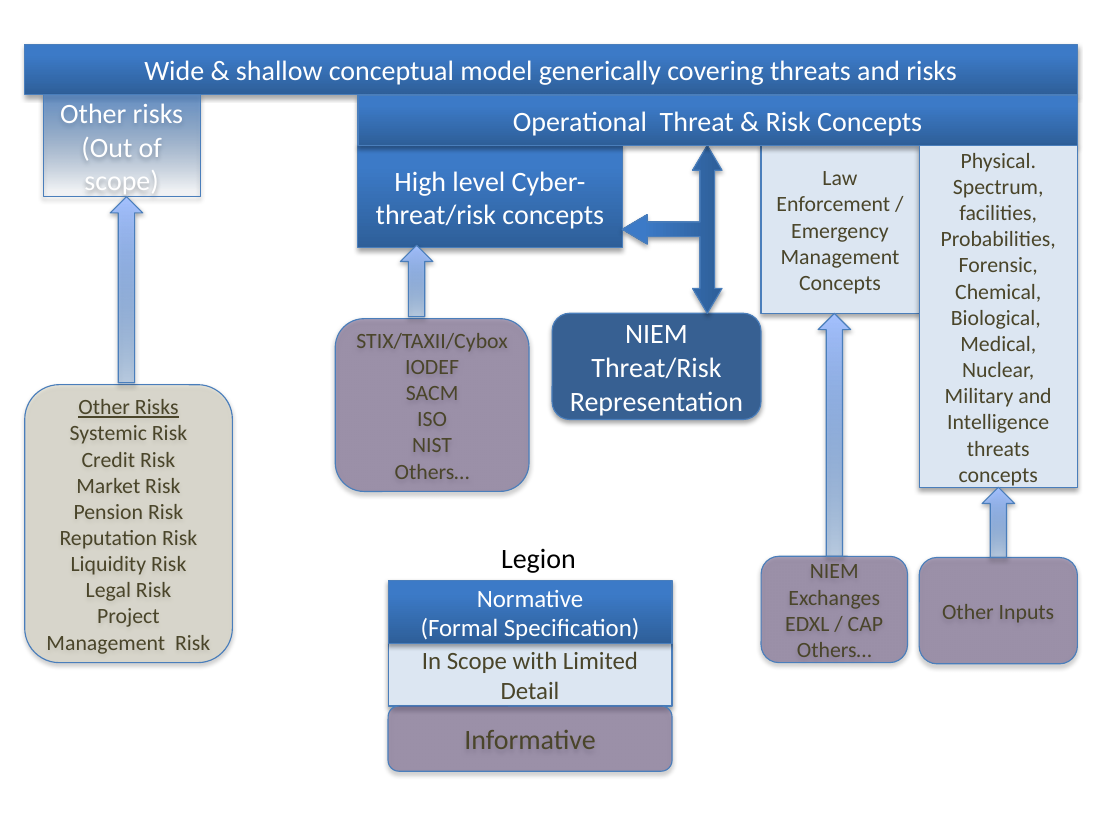
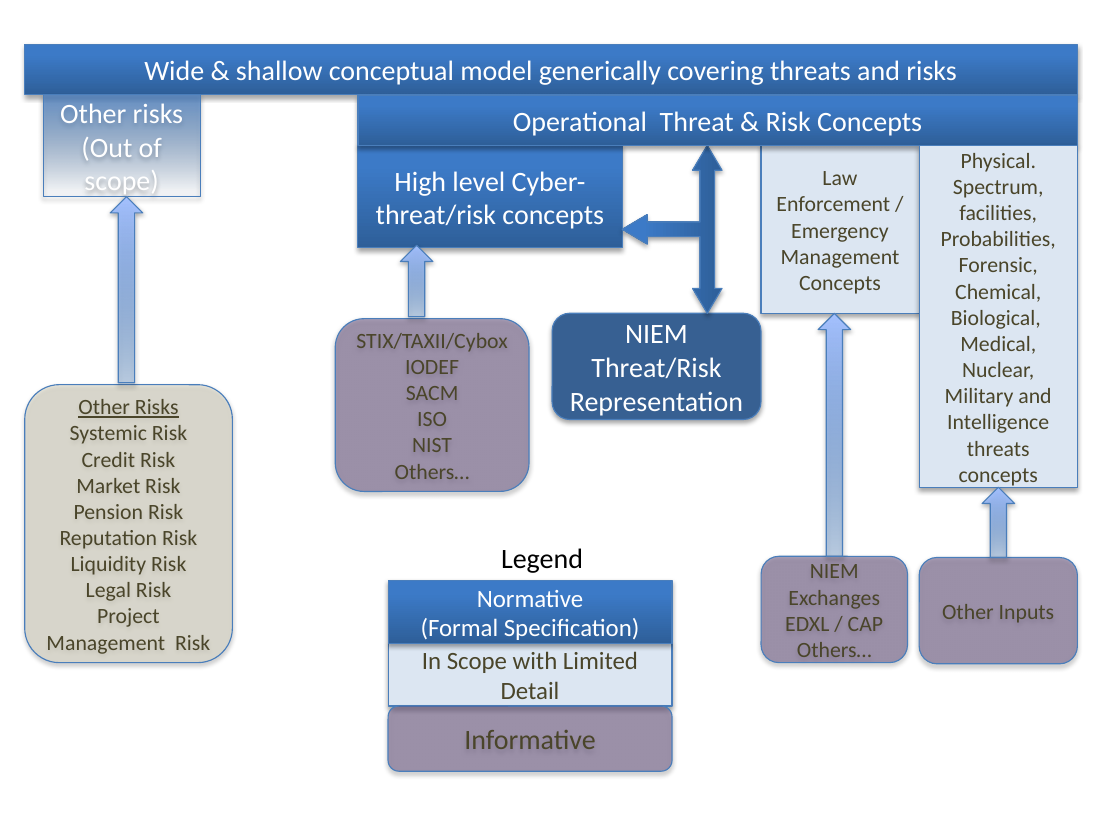
Before and after one commit to omg-threat-modeling/phase1, a slide deck: slide 4 of docs/RFP/Threat-Risk RFP Pictures.pptx. Drawn at 1120x840 pixels with LibreOffice and Linux fonts; fonts in the diff are those of the drawing. Boxes give left, top, right and bottom in pixels: in the first picture for what was removed or moved away, otherwise in the second. Text is boxed around its words. In the diff, an @@ line names an element or a change of style, - is before the commit and + after.

```diff
--- a/docs/RFP/Threat-Risk RFP Pictures.pptx
+++ b/docs/RFP/Threat-Risk RFP Pictures.pptx
@@ text at (501, 548, 583, 573): text changed @@
-Legion
+Legend
```
Also in this commit, not shown: 1 other file.
